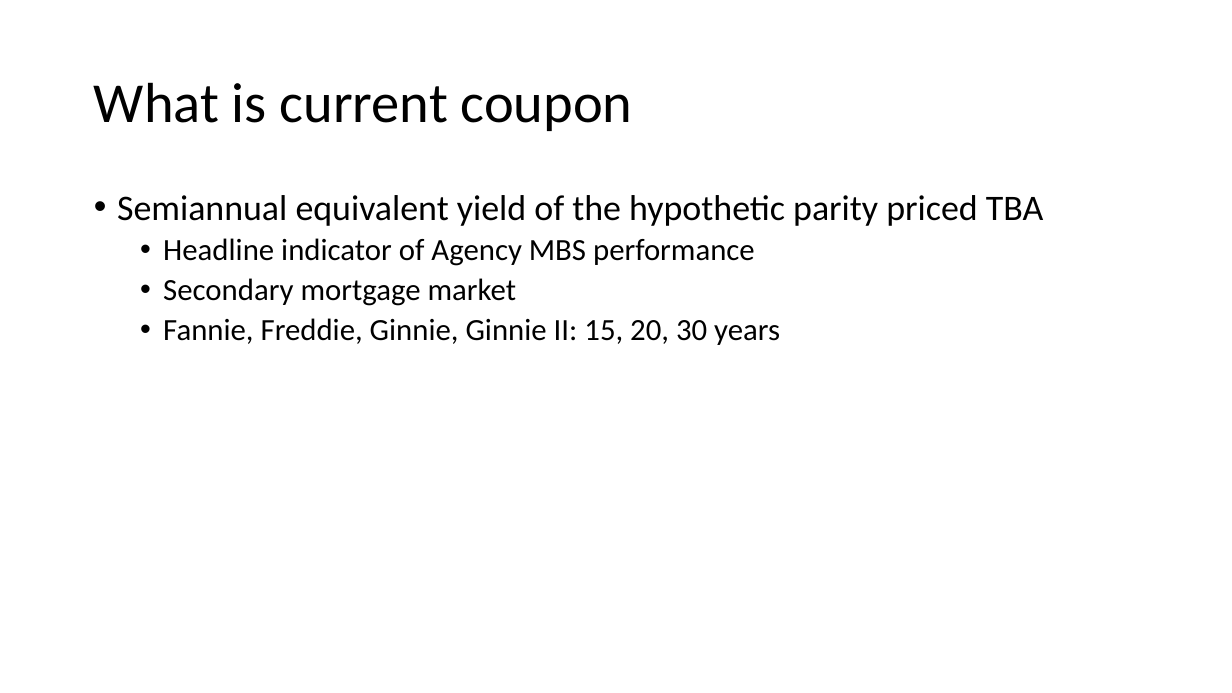
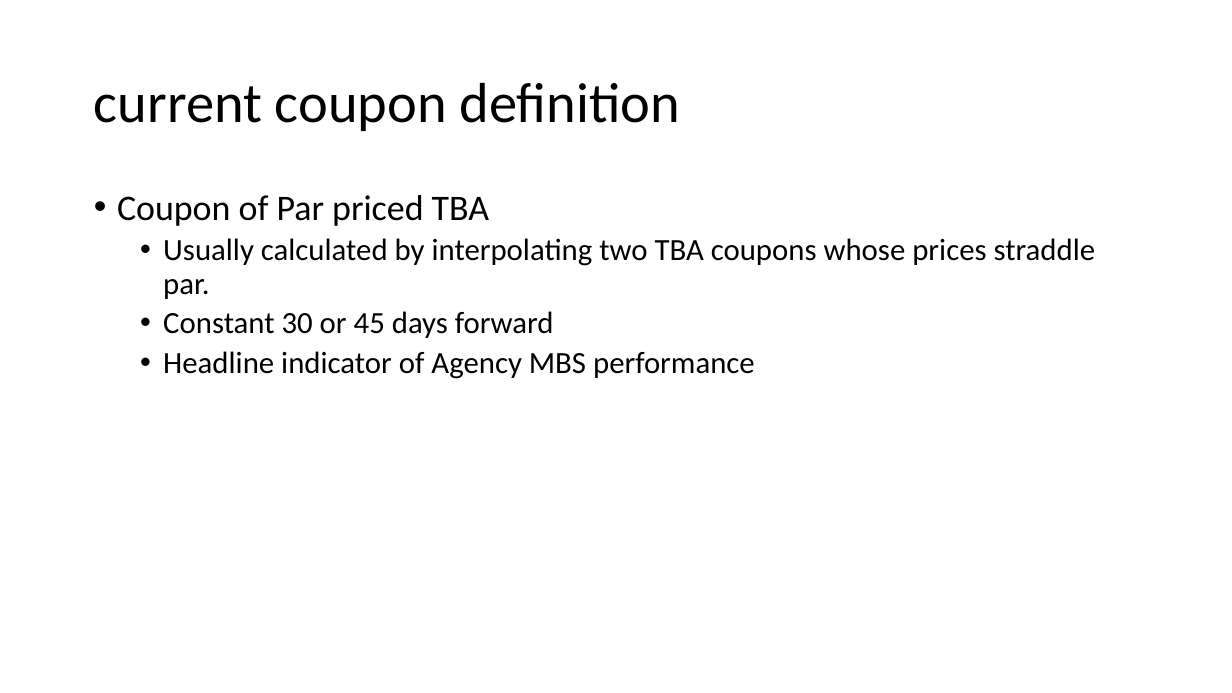
Before and after one commit to web3mev/mbsquant, a slide deck: slide 3 of Mortgage Rate Model.pptx. Drawn at 1232x693 pixels with LibreOffice and Linux fonts; fonts in the diff are those of the drawing. Boxes give left, top, right and bottom in pixels: in the first picture for what was removed or moved away, otherwise in the second. Text is boxed around its words. In the diff, an @@ line names an element or a change of style, - is before the commit and + after.

```diff
--- a/Mortgage Rate Model.pptx
+++ b/Mortgage Rate Model.pptx
@@ title at box(94, 82, 680, 131): text changed @@
-What is current coupon
+current coupon definition
@@ text at box(117, 195, 1096, 338): text changed; size 28 to 24 pt @@
-• Semiannual equivalent yield of the hypothetic parity priced TBA
+• Coupon of Par priced TBA
+  • Usually calculated by interpolating two TBA coupons whose prices straddle par.
+  • Constant 30 or 45 days forward
@@ text at box(163, 278, 780, 345): paragraphs removed @@
-  • Secondary mortgage market
-  • Fannie, Freddie, Ginnie, Ginnie II: 15, 20, 30 years
```
Also in this commit, not shown: 6 other slides changed, 4 slides added, 7 slides removed.
